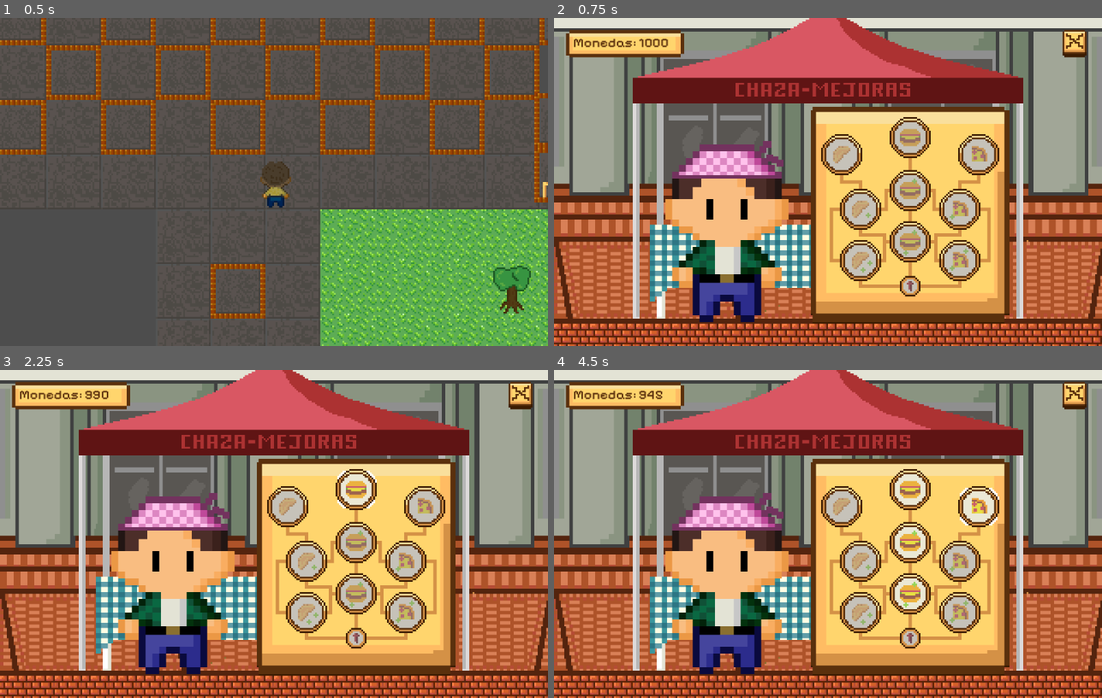
Above: before the commit, frames 1-4 (two rows, left to right).
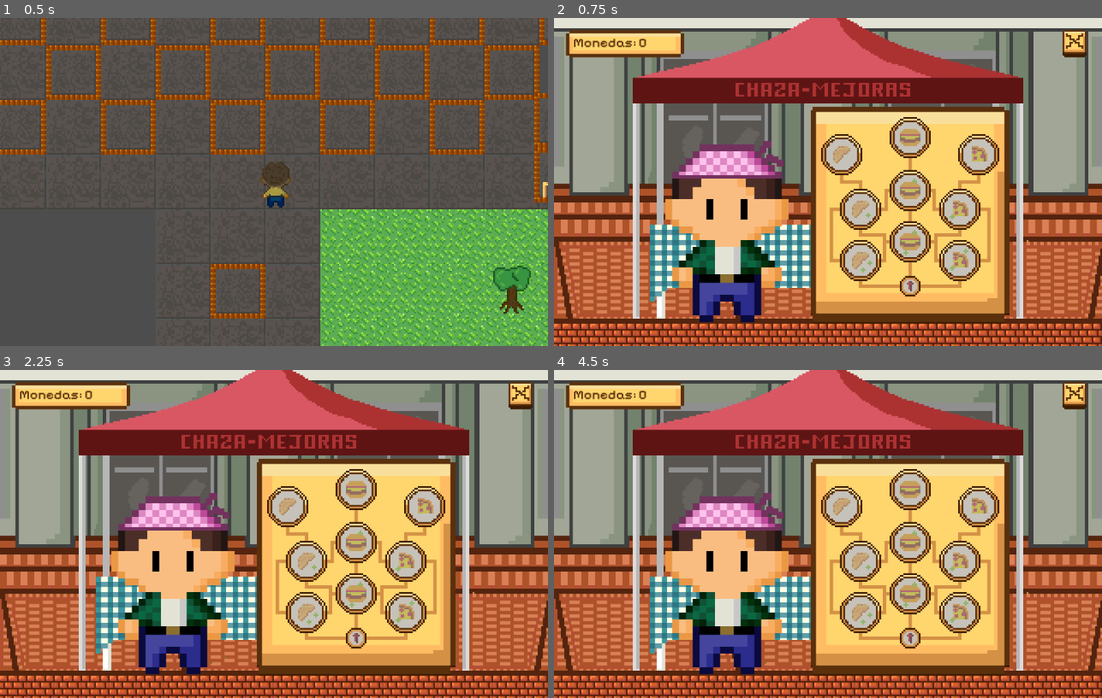
Above: after the commit, the same moments.

Repository: svargasri/Datahead
Game: Godot game, scene res://Proyecto/scenes/mapa_selector.tscn
Same seed, same stepped clock (60 frames per second), same inputs: the game is played once before the commit and once after it.
Inputs (mouse positions are in pixels of both pictures, inside the frame that each line leads up to):
- Up to frame 1 (0.5 s): no input
- Up to frame 2 (0.75 s): tap Enter (ui_accept) at 0.5 s; move the mouse to (948, 165) at 0.52 s; hold Right (move_right) from 0.53 s (still down); hold T (abrir_tienda) from 0.53 s (still down)
- Up to frame 3 (2.25 s): tap Up (jump) at 0.77 s; release Right (move_right) at 1.25 s; release T (abrir_tienda) at 1.25 s; click (356, 638) at 1.25 s; click (356, 488) at 2 s
- Up to frame 4 (4.5 s): click (910, 543) at 2.75 s; click (910, 596) at 3.5 s; click (981, 507) at 4.25 s

Frame 1 is identical in both runs. In frame 2, 0.1% of the frame differs, in the area x 15-21%, y 6-9%; in frame 3, 0.5%; in frame 4, 1.7%, in the area x 15-82%, y 6-73%.

Commit message:
Arbol de habilidades conectado y monedas
Ya quedo el arbol conectado al personaje, este se guarda y cada vez que mata a un jefe le da monedas

Diff:
--- a/Proyecto/scenes/arbol_habilidades.tscn
+++ b/Proyecto/scenes/arbol_habilidades.tscn
@@ -451,6 +451,7 @@
 offset_bottom = 78.0
 script = ExtResource("1_1sgf3")
 efecto = "\"daño_h1\""
+id_habilidad = "padreH"
 metadata/_edit_use_anchors_ = true
 
 [node name="AnimatedSprite2D" type="AnimatedSprite2D" parent="tienda/arbolH/padreH" unique_id=1842342688]
@@ -471,6 +472,7 @@
 costo = 15
 nodo_padre = NodePath("../padreH")
 efecto = "\"daño_h1\""
+id_habilidad = "h2"
 
 [node name="AnimatedSprite2D" type="AnimatedSprite2D" parent="tienda/arbolH/h2" unique_id=166316905]
 visible = false
@@ -490,6 +492,7 @@
 costo = 20
 nodo_padre = NodePath("../h2")
 efecto = "\"daño_h1\""
+id_habilidad = "h3"
 
 [node name="AnimatedSprite2D" type="AnimatedSprite2D" parent="tienda/arbolH/h3" unique_id=338229465]
 visible = false
@@ -509,6 +512,7 @@
 offset_bottom = 88.0
 script = ExtResource("1_1sgf3")
 efecto = "\"daño_h2\""
+id_habilidad = "padreP"
 
 [node name="AnimatedSprite2D" type="AnimatedSprite2D" parent="tienda/arbolP/padreP" unique_id=826792202]
 visible = false
@@ -528,6 +532,7 @@
 costo = 15
 nodo_padre = NodePath("../padreP")
 efecto = "\"daño_h2\""
+id_habilidad = "p2"
 
 [node name="AnimatedSprite2D" type="AnimatedSprite2D" parent="tienda/arbolP/p2" unique_id=1857139597]
 visible = false
@@ -547,6 +552,7 @@
 costo = 20
 nodo_padre = NodePath("../p2")
 efecto = "\"daño_h2\""
+id_habilidad = "p3"
 
 [node name="AnimatedSprite2D" type="AnimatedSprite2D" parent="tienda/arbolP/p3" unique_id=2089136574]
 visible = false
@@ -566,6 +572,7 @@
 offset_bottom = 88.0
 script = ExtResource("1_1sgf3")
 efecto = "\"daño_h3\""
+id_habilidad = "padreE"
 
 [node name="AnimatedSprite2D" type="AnimatedSprite2D" parent="tienda/arbolE/padreE" unique_id=1074259581]
 visible = false
@@ -585,6 +592,7 @@
 costo = 15
 nodo_padre = NodePath("../padreE")
 efecto = "\"daño_h3\""
+id_habilidad = "e2"
 
 [node name="AnimatedSprite2D" type="AnimatedSprite2D" parent="tienda/arbolE/e2" unique_id=1024492175]
 visible = false
@@ -604,6 +612,7 @@
 costo = 20
 nodo_padre = NodePath("../e2")
 efecto = "\"daño_h3\""
+id_habilidad = "e3"
 
 [node name="AnimatedSprite2D" type="AnimatedSprite2D" parent="tienda/arbolE/e3" unique_id=415897412]
 visible = false
--- a/Proyecto/scenes/mapa_selector.tscn
+++ b/Proyecto/scenes/mapa_selector.tscn
@@ -37,7 +37,7 @@
 [sub_resource type="RectangleShape2D" id="RectangleShape2D_0reaw"]
 size = Vector2(79, 82)
 
-[node name="Mapa selector" type="Node2D" unique_id=386519054]
+[node name="Mapa selector" type="Node2D" unique_id=386519054 groups=["mapa_selector"]]
 script = ExtResource("1_4mv3e")
 
 [node name="Terreno" type="TileMapLayer" parent="." unique_id=1690358656]
--- a/Proyecto/scripts/arbol_habilidades.gd
+++ b/Proyecto/scripts/arbol_habilidades.gd
@@ -13,6 +13,7 @@
 
 func abrir():
 	visible = true
+	$tienda.mouse_filter = Control.MOUSE_FILTER_STOP
 
 @onready var boton_salir = $tienda/BotonSalir
 
@@ -21,5 +22,7 @@
 
 func _cerrar():
 	visible = false
-	# Devolver control al personaje
-	get_tree().get_first_node_in_group("personaje").puede_moverse = true
+	var mapa = get_tree().get_first_node_in_group("mapa_selector")
+	if mapa:
+		mapa.menu_abierto = false
+		mapa.personaje.puede_moverse = true
--- a/Proyecto/scripts/boss.gd
+++ b/Proyecto/scripts/boss.gd
@@ -240,9 +240,14 @@
 	attack_timer.stop()
 	audio_muerte.play()
 	sprite.play("Death")
+	var tree = get_tree()
 	await sprite.animation_finished
 	GameManager.desbloquear_siguiente(nivel_key)
-	get_tree().change_scene_to_file("res://Proyecto/scenes/mapa_selector.tscn")
+	match GameManager.dificultad_actual:
+		1: GameManager.agregar_monedas(10)
+		2: GameManager.agregar_monedas(20)
+		3: GameManager.agregar_monedas(30)
+	tree.change_scene_to_file("res://Proyecto/scenes/mapa_selector.tscn")
 
 func aplicar_glitch(dano_tick: int, duracion: float, intervalo: float):
 	if glitch_activo: return
--- a/Proyecto/scripts/game_manager.gd
+++ b/Proyecto/scripts/game_manager.gd
@@ -2,6 +2,11 @@
 
 # Dificultad actualmente seleccionada
 var dificultad_actual : int = 1
+
+var monedas: int = 0
+
+func agregar_monedas(cantidad: int) -> void:
+	monedas += cantidad
 
 # Progreso por nivel: cuál es la máxima dificultad desbloqueada
 var progreso : Dictionary = {
@@ -15,3 +20,32 @@
 
 func dificultad_disponible(nivel: String, dif: int) -> bool:
 	return dif <= progreso.get(nivel, 1)
+
+var habilidades_compradas: Dictionary = {}
+
+func marcar_comprada(id: String) -> void:
+	habilidades_compradas[id] = true
+
+func esta_comprada(id: String) -> bool:
+	return habilidades_compradas.get(id, false)
+
+func get_bonus_daño_h1() -> int:
+	var bonus = 0
+	if esta_comprada("padreH"): bonus += 5
+	if esta_comprada("h2"):     bonus += 5
+	if esta_comprada("h3"):     bonus += 5
+	return bonus
+
+func get_bonus_daño_h2() -> int:
+	var bonus = 0
+	if esta_comprada("padreP"): bonus += 5
+	if esta_comprada("p2"):     bonus += 5
+	if esta_comprada("p3"):     bonus += 5
+	return bonus
+
+func get_bonus_daño_h3() -> int:
+	var bonus = 0
+	if esta_comprada("padreE"): bonus += 1
+	if esta_comprada("e2"):     bonus += 1
+	if esta_comprada("e3"):     bonus += 1
+	return bonus
--- a/Proyecto/scripts/gestor_monedas.gd
+++ b/Proyecto/scripts/gestor_monedas.gd
@@ -1,15 +1,9 @@
 extends Node
-
-var monedas: int = 0
-
-func agregar_monedas(cantidad: int):
-	monedas += cantidad
 
 func _ready():
 	add_to_group("gestor_monedas")
-	monedas = 1000  # temporal para probar
 
 @onready var label_monedas = $"../monedas"
 
 func _process(_delta):
-	label_monedas.text = "Monedas: " + str(monedas)
+	label_monedas.text = "Monedas: " + str(GameManager.monedas)
--- a/Proyecto/scripts/nodo_bonus.gd
+++ b/Proyecto/scripts/nodo_bonus.gd
@@ -8,9 +8,12 @@
 @onready var raiz_pizza = $"../arbolP/padreP"
 @onready var animacion = $AnimatedSprite2D
 @onready var audio_mejora = $AudioMejora
+@export var id_habilidad: String = "bonus"
 
 func _ready():
 	pressed.connect(_intentar_comprar)
+	if GameManager.esta_comprada(id_habilidad):
+		comprado = true
 	_actualizar_visual()
 
 func _todos_completos() -> bool:
@@ -24,10 +27,10 @@
 	if not _todos_completos():
 		print("Debes completar los 3 árboles primero")
 		return
-	var gestor = get_tree().get_first_node_in_group("gestor_monedas")
-	if gestor and gestor.monedas >= costo:
-		gestor.monedas -= costo
+	if GameManager.monedas >= costo:
+		GameManager.monedas -= costo
 		comprado = true
+		GameManager.marcar_comprada(id_habilidad)
 		audio_mejora.play()
 		_actualizar_visual()
 	else:
--- a/Proyecto/scripts/player.gd
+++ b/Proyecto/scripts/player.gd
@@ -24,6 +24,7 @@
 var max_vida: int = 100
 var vidas: int = 3
 var recibiendo_daño: bool = false
+var bonus_activo: bool = false
 var muerto: bool = false
 var cooldown_h1: float = 0.3
 var cooldown_h2: float = 5
@@ -43,6 +44,10 @@
 func _ready():
 	hp_bar.max_value = max_vida
 	hp_bar.value = vida
+	dano_h1 += GameManager.get_bonus_daño_h1()
+	dano_h2 += GameManager.get_bonus_daño_h2()
+	dano_h3 += GameManager.get_bonus_daño_h3()
+	bonus_activo = GameManager.esta_comprada("bonus")
 	corazon1.play("girar")
 	corazon2.play("girar")
 	corazon3.play("girar")
@@ -78,6 +83,7 @@
 	sprite.play("disparar")
 	var p = proyectil_h1.instantiate()
 	p.dano = dano_h1
+	p.dano = dano_h1 + (10 if bonus_activo else 0)
 	p.global_position = $Muzzle.global_position + Vector2(20 * (1 if apunta_derecha else -1), 0)
 	p.direccion = 1 if apunta_derecha else -1
 	get_tree().current_scene.add_child(p)
@@ -91,6 +97,7 @@
 	sprite.play("disparar")
 	var p = proyectil_h2.instantiate()
 	p.dano = dano_h2
+	p.dano = dano_h2 + (10 if bonus_activo else 0)
 	p.global_position = $Muzzle.global_position
 	p.direccion = 1 if apunta_derecha else -1
 	get_tree().current_scene.add_child(p)
@@ -106,6 +113,7 @@
 	sprite.play("disparar")
 	var p = proyectil_h3.instantiate()
 	p.dano = dano_h3
+	p.dano = dano_h3 + (2 if bonus_activo else 0)
 	p.global_position = $Muzzle.global_position
 	p.direccion = 1 if apunta_derecha else -1
 	get_tree().current_scene.add_child(p)
--- a/Proyecto/scripts/texture_button.gd
+++ b/Proyecto/scripts/texture_button.gd
@@ -4,6 +4,7 @@
 @export var nodo_padre: NodePath
 @export var efecto: String = ""
 @onready var audio_mejora = $AudioMejora
+@export var id_habilidad: String = ""
 
 var comprado: bool = false
 
@@ -11,6 +12,8 @@
 
 func _ready():
 	pressed.connect(_intentar_comprar)
+	if id_habilidad != "" and GameManager.esta_comprada(id_habilidad):
+		comprado = true
 	_actualizar_visual()
 
 func esta_disponible() -> bool:
@@ -26,10 +29,11 @@
 	if not esta_disponible():
 		print("Debes comprar el nodo anterior primero")
 		return
-	var gestor = get_tree().get_first_node_in_group("gestor_monedas")
-	if gestor and gestor.monedas >= costo:
-		gestor.monedas -= costo
+	if GameManager.monedas >= costo:
+		GameManager.monedas -= costo
 		comprado = true
+		if id_habilidad != "":
+			GameManager.marcar_comprada(id_habilidad)
 		audio_mejora.play()
 		_actualizar_visual()
 		_aplicar_efecto()
@@ -66,5 +70,5 @@
 	match efecto:
 		"daño_h1": jugador.dano_h1 += 5
 		"daño_h2": jugador.dano_h2 += 5
-		"daño_h3": jugador.dano_h3 += 5
+		"daño_h3": jugador.dano_h3 += 1
 		"bonus": jugador.bonus_activo = true
--- a/project.godot
+++ b/project.godot
@@ -29,6 +29,7 @@
 [global_group]
 
 player=""
+mapa_selector=""
 
 [input]
 
